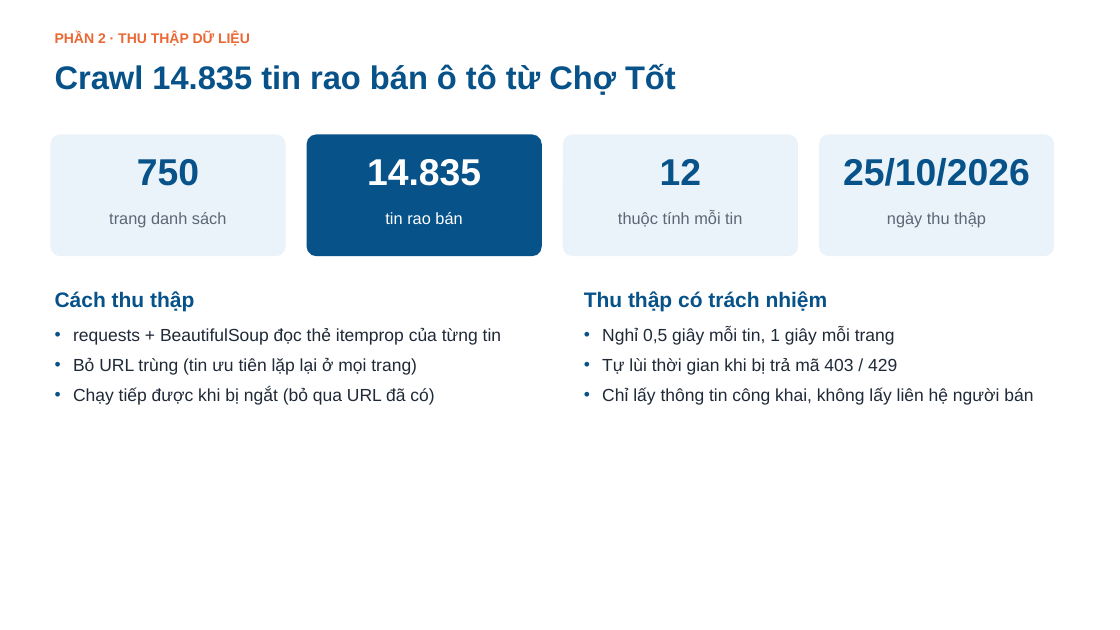
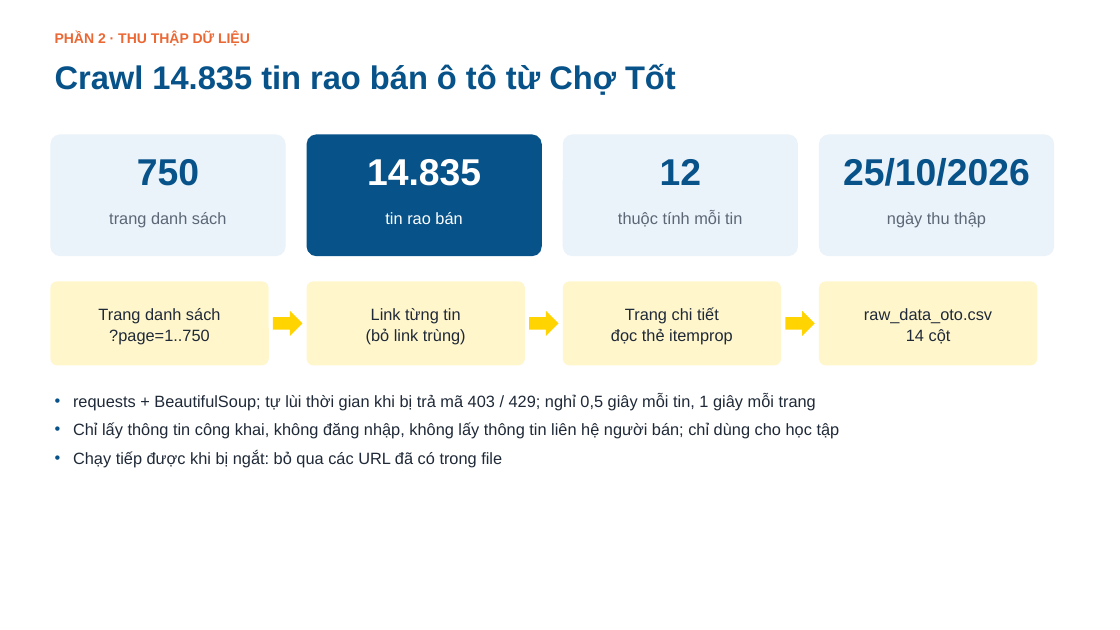
Before and after one commit to tiendc57/DataScience, a slide deck: slide 5 of slides/Bao_cao_Du_doan_gia_o_to.pptx (slide 7 before the commit). Drawn at 1120x630 pixels with LibreOffice and Linux fonts; fonts in the diff are those of the drawing; background and template pictures are left out. Boxes give left, top, right and bottom in pixels: in the first picture for what was removed or moved away, otherwise in the second. Text is boxed around its words. In the diff, an @@ line names an element or a change of style, - is before the commit and + after.

```diff
--- a/slides/Bao_cao_Du_doan_gia_o_to.pptx
+++ b/slides/Bao_cao_Du_doan_gia_o_to.pptx
@@ text "Trang danh sách" at (x1=98, y1=308, x2=221, y2=345): vertical alignment top to middle @@
@@ rounded rectangle added at (x1=50, y1=281, x2=269, y2=365), fill #FFF6CC @@
@@ text removed at (x1=55, y1=291, x2=194, y2=311) @@
-Cách thu thập
@@ rounded rectangle added at (x1=307, y1=281, x2=525, y2=365), fill #FFF6CC @@
@@ rounded rectangle added at (x1=563, y1=281, x2=781, y2=365), fill #FFF6CC @@
@@ text removed at (x1=584, y1=291, x2=828, y2=311) @@
-Thu thập có trách nhiệm
@@ rounded rectangle added at (x1=819, y1=281, x2=1038, y2=365), fill #FFF6CC @@
@@ text at (x1=98, y1=308, x2=221, y2=345): text changed; size 15 to 14 pt @@
-• requests + BeautifulSoup đọc thẻ itemprop của từng tin
-• Bỏ URL trùng (tin ưu tiên lặp lại ở mọi trang)
-• Chạy tiếp được khi bị ngắt (bỏ qua URL đã có)
+Trang danh sách
+?page=1..750
@@ right arrow added at (x1=273, y1=311, x2=302, y2=336), fill #FFD400 @@
@@ text added at (x1=366, y1=308, x2=466, y2=345), 14 pt, text #1F2937 @@
+Link từng tin
+(bỏ link trùng)
@@ right arrow added at (x1=529, y1=311, x2=559, y2=336), fill #FFD400 @@
@@ text added at (x1=611, y1=307, x2=733, y2=345), 14 pt, text #1F2937 @@
+Trang chi tiết
+đọc thẻ itemprop
@@ right arrow added at (x1=786, y1=311, x2=815, y2=336), fill #FFD400 @@
@@ text added at (x1=864, y1=308, x2=992, y2=344), 14 pt, text #1F2937 @@
+raw_data_oto.csv
+14 cột
@@ text at (x1=73, y1=393, x2=840, y2=468): text changed; size 15 to 14 pt @@
-• Nghỉ 0,5 giây mỗi tin, 1 giây mỗi trang
-• Tự lùi thời gian khi bị trả mã 403 / 429
-• Chỉ lấy thông tin công khai, không lấy liên hệ người bán
+• requests + BeautifulSoup; tự lùi thời gian khi bị trả mã 403 / 429; nghỉ 0,5 giây mỗi tin, 1 giây mỗi trang
+• Chỉ lấy thông tin công khai, không đăng nhập, không lấy thông tin liên hệ người bán; chỉ dùng cho học tập
+• Chạy tiếp được khi bị ngắt: bỏ qua các URL đã có trong file
```
Also in this commit, not shown: 15 other slides changed, 18 slides added, 18 slides removed, 18 other files.
